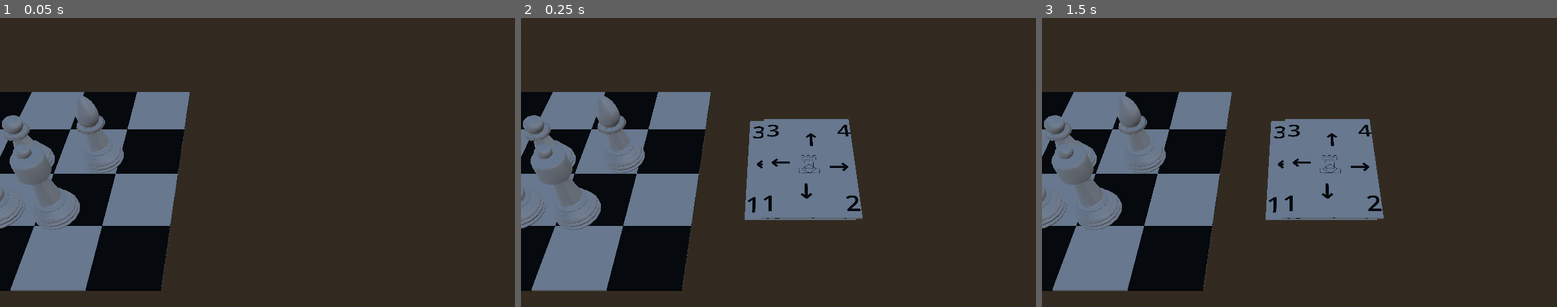
Above: before the commit, frames 1-3 (left to right).
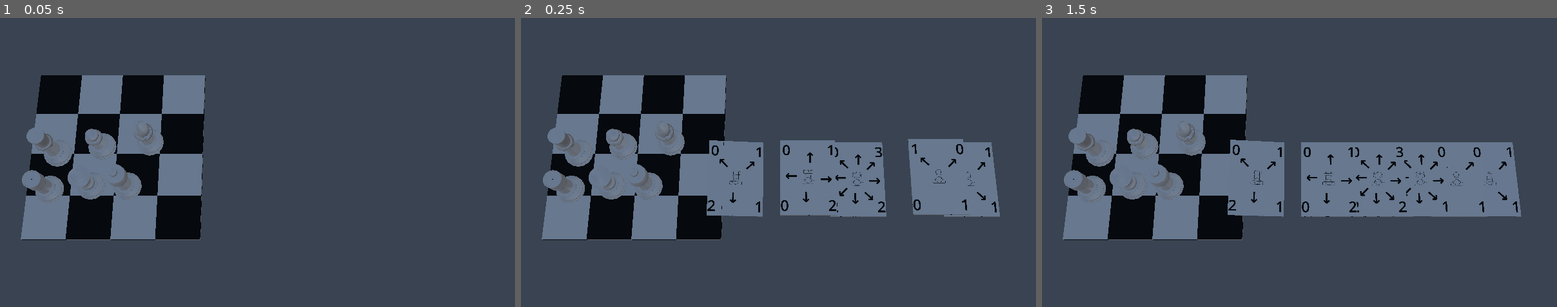
Above: after the commit, the same moments.

Repository: loteque/counsil
Game: Godot game, scene res://main.tscn
Same seed, same stepped clock (60 frames per second), same inputs: the game is played once before the commit and once after it.
Inputs:
- Up to frame 1 (0.05 s): no input
- Up to frame 2 (0.25 s): no input
- Up to frame 3 (1.5 s): tap Enter at 1.25 s

The runs differ from the first frame. In frame 1, 92% of the frame differs, in the area x 0-100%, y 0-100%; in frame 2, 88%; in frame 3, 88%.

Commit message:
Add card types

Diff:
--- a/project/Card.gd
+++ b/project/Card.gd
@@ -11,20 +11,15 @@
 	FORWARD_LEFT
 }
 
-@export var attack: int
-@export var defense: int
-@export var production: int
-@export var cost: int
-@export var icon: ImageTexture
-
-@export var allowed_movements: Array[Direction] = []
+@export var card_resource_src: Node
+@export var card_resource: CardResource
 
 @onready var attack_label: Label = $AttackLabel
 @onready var defense_label: Label = $DefenseLabel
 @onready var production_label: Label = $ProductionLabel
 @onready var cost_label: Label = $CostLabel
 
-@onready var Icon: Sprite2D = $Icon
+@onready var Icon: TextureRect = $Icon
 
 @onready var forward_arrow = $ForwardArrow
 @onready var forward_right_arrow = $ForwardRightArrow
@@ -36,16 +31,21 @@
 @onready var forward_left_arrow = $ForwardLeftArrow
 
 func _ready():
-	attack_label.text = str(attack)
-	defense_label.text = str(defense)
-	production_label.text = str(production)
-	cost_label.text = str(cost)
+	if card_resource_src and card_resource_src.card_resource:
+		card_resource = card_resource_src.card_resource
 
-	forward_arrow.visible = allowed_movements.count(Direction.FORWARD) > 0
-	forward_right_arrow.visible = allowed_movements.count(Direction.FORWARD_RIGHT) > 0
-	right_arrow.visible = allowed_movements.count(Direction.RIGHT) > 0
-	back_right_arrow.visible = allowed_movements.count(Direction.BACK_RIGHT) > 0
-	back_arrow.visible = allowed_movements.count(Direction.BACK) > 0
-	back_left_arrow.visible = allowed_movements.count(Direction.BACK_LEFT) > 0
-	left_arrow.visible = allowed_movements.count(Direction.LEFT) > 0
-	forward_left_arrow.visible = allowed_movements.count(Direction.FORWARD_LEFT) > 0
+	attack_label.text = str(card_resource.attack)
+	defense_label.text = str(card_resource.defense)
+	production_label.text = str(card_resource.production)
+	cost_label.text = str(card_resource.cost)
+
+	forward_arrow.visible = card_resource.allowed_movements.count(Direction.FORWARD) > 0
+	forward_right_arrow.visible = card_resource.allowed_movements.count(Direction.FORWARD_RIGHT) > 0
+	right_arrow.visible = card_resource.allowed_movements.count(Direction.RIGHT) > 0
+	back_right_arrow.visible = card_resource.allowed_movements.count(Direction.BACK_RIGHT) > 0
+	back_arrow.visible = card_resource.allowed_movements.count(Direction.BACK) > 0
+	back_left_arrow.visible = card_resource.allowed_movements.count(Direction.BACK_LEFT) > 0
+	left_arrow.visible = card_resource.allowed_movements.count(Direction.LEFT) > 0
+	forward_left_arrow.visible = card_resource.allowed_movements.count(Direction.FORWARD_LEFT) > 0
+
+	Icon.texture = ImageTexture.create_from_image(card_resource.icon_img)
--- a/project/Card.tscn
+++ b/project/Card.tscn
@@ -1,7 +1,6 @@
-[gd_scene load_steps=5 format=3 uid="uid://dap42e4wllqk"]
+[gd_scene load_steps=4 format=3 uid="uid://dap42e4wllqk"]
 
 [ext_resource type="Script" path="res://Card.gd" id="1_yemsk"]
-[ext_resource type="Texture2D" uid="uid://bc6lkloryb08n" path="res://icon-defender.tres" id="2_wk8jb"]
 [ext_resource type="Texture2D" uid="uid://ddup3eava85tq" path="res://assets/icon-defender.png" id="3_4im5s"]
 [ext_resource type="LabelSettings" uid="uid://b0lmsgyl0jl48" path="res://assets/card_prod_label_settings.tres" id="4_ya82j"]
 
@@ -10,12 +9,6 @@
 layout_mode = 3
 anchors_preset = 0
 script = ExtResource("1_yemsk")
-attack = 1
-defense = 2
-production = 3
-cost = 4
-icon = ExtResource("2_wk8jb")
-allowed_movements = Array[int]([0, 2, 4, 6])
 
 [node name="ColorRect" type="ColorRect" parent="."]
 layout_mode = 1
@@ -25,7 +18,7 @@
 grow_horizontal = 2
 grow_vertical = 2
 
-[node name="Icon-defender" type="TextureRect" parent="."]
+[node name="Icon" type="TextureRect" parent="."]
 layout_mode = 1
 anchors_preset = 8
 anchor_left = 0.5
@@ -67,6 +60,7 @@
 label_settings = ExtResource("4_ya82j")
 
 [node name="ProductionLabel" type="Label" parent="."]
+layout_mode = 0
 offset_right = 142.0
 offset_bottom = 339.0
 text = "0"
--- /dev/null
+++ b/project/Card3D.gd
@@ -0,0 +1,3 @@
+extends RigidBody3D
+
+@export var card_resource: CardResource
--- /dev/null
+++ b/project/Card3D.tscn
@@ -0,0 +1,36 @@
+[gd_scene load_steps=7 format=3 uid="uid://cbrlc4bwucvr5"]
+
+[ext_resource type="Script" path="res://Card3D.gd" id="1_0xqnu"]
+[ext_resource type="Shader" path="res://car_viewport_shader.gdshader" id="1_cnmc6"]
+[ext_resource type="PackedScene" uid="uid://dap42e4wllqk" path="res://Card.tscn" id="2_o74id"]
+
+[sub_resource type="BoxShape3D" id="BoxShape3D_jtoyj"]
+size = Vector3(0.889, 0.01, 0.638)
+
+[sub_resource type="ViewportTexture" id="ViewportTexture_v0mtq"]
+viewport_path = NodePath("SubViewport")
+
+[sub_resource type="ShaderMaterial" id="ShaderMaterial_374wu"]
+resource_local_to_scene = true
+render_priority = 0
+shader = ExtResource("1_cnmc6")
+shader_parameter/viewport_texture = SubResource("ViewportTexture_v0mtq")
+
+[node name="Card3D" type="RigidBody3D"]
+script = ExtResource("1_0xqnu")
+
+[node name="CollisionShape" type="CollisionShape3D" parent="."]
+transform = Transform3D(-2.18557e-08, 0, -0.5, 0, 0.5, 0, 0.5, 0, -2.18557e-08, 0.874092, 0, -0.0985925)
+shape = SubResource("BoxShape3D_jtoyj")
+
+[node name="Box" type="CSGBox3D" parent="."]
+transform = Transform3D(-2.18557e-08, 0, -0.5, 0, 0.5, 0, 0.5, 0, -2.18557e-08, 0.874092, 0, -0.0985925)
+size = Vector3(0.889, 0.01, 0.638)
+material = SubResource("ShaderMaterial_374wu")
+
+[node name="SubViewport" type="SubViewport" parent="."]
+disable_3d = true
+size = Vector2i(635, 889)
+
+[node name="Card" parent="SubViewport" node_paths=PackedStringArray("card_resource_src") instance=ExtResource("2_o74id")]
+card_resource_src = NodePath("../..")
--- /dev/null
+++ b/project/CardOptions.tscn
@@ -0,0 +1,59 @@
+[gd_scene load_steps=8 format=3 uid="uid://bg4cour2j03yl"]
+
+[ext_resource type="PackedScene" uid="uid://dap42e4wllqk" path="res://Card.tscn" id="1_0ys7k"]
+[ext_resource type="Resource" uid="uid://b0c7dr7bavuhr" path="res://card_resources/defender-card.tres" id="2_30s13"]
+[ext_resource type="Resource" uid="uid://7jx8vg2mt0mm" path="res://card_resources/attacker-card.tres" id="3_ea5qg"]
+[ext_resource type="Resource" uid="uid://cy56hgyjayhku" path="res://card_resources/heavy-attacker-card.tres" id="4_5rchy"]
+[ext_resource type="Resource" uid="uid://be6h4mdbpytud" path="res://card_resources/heavy-producer-card.tres" id="5_eqen8"]
+[ext_resource type="Resource" uid="uid://csyk75hiy8jm3" path="res://card_resources/producer-card.tres" id="6_6vojq"]
+[ext_resource type="Resource" uid="uid://c7mbrsex3jx66" path="res://card_resources/scout-card.tres" id="7_n6lj1"]
+
+[node name="CardOptions" type="Control"]
+layout_mode = 3
+anchors_preset = 8
+anchor_left = 0.5
+anchor_top = 0.5
+anchor_right = 0.5
+anchor_bottom = 0.5
+grow_horizontal = 2
+grow_vertical = 2
+scale = Vector2(0.35, 0.35)
+
+[node name="HFlowContainer" type="HFlowContainer" parent="."]
+layout_mode = 1
+anchors_preset = 8
+anchor_left = 0.5
+anchor_top = 0.5
+anchor_right = 0.5
+anchor_bottom = 0.5
+offset_left = -1000.0
+offset_top = -891.0
+offset_right = 1000.0
+offset_bottom = 891.0
+grow_horizontal = 2
+grow_vertical = 2
+metadata/_edit_use_anchors_ = true
+
+[node name="Card" parent="HFlowContainer" instance=ExtResource("1_0ys7k")]
+layout_mode = 2
+card_resource = ExtResource("2_30s13")
+
+[node name="Card2" parent="HFlowContainer" instance=ExtResource("1_0ys7k")]
+layout_mode = 2
+card_resource = ExtResource("3_ea5qg")
+
+[node name="Card3" parent="HFlowContainer" instance=ExtResource("1_0ys7k")]
+layout_mode = 2
+card_resource = ExtResource("4_5rchy")
+
+[node name="Card4" parent="HFlowContainer" instance=ExtResource("1_0ys7k")]
+layout_mode = 2
+card_resource = ExtResource("5_eqen8")
+
+[node name="Card5" parent="HFlowContainer" instance=ExtResource("1_0ys7k")]
+layout_mode = 2
+card_resource = ExtResource("6_6vojq")
+
+[node name="Card6" parent="HFlowContainer" instance=ExtResource("1_0ys7k")]
+layout_mode = 2
+card_resource = ExtResource("7_n6lj1")
--- a/project/CardResource.gd
+++ b/project/CardResource.gd
@@ -1,6 +1,6 @@
 extends Resource
 
-class_name card_resource
+class_name CardResource
 
 enum Direction {
 	FORWARD,
@@ -17,5 +17,7 @@
 @export var defense: int
 @export var production: int
 @export var cost: int
-@export var icon: ImageTexture
+@export var icon_img: Image
+@export var icon2: ImageTexture
+@export var icon3: Texture2D
 @export var allowed_movements: Array[Direction]
--- a/project/assets/card_resources/defender-card.tres
+++ b/project/assets/card_resources/defender-card.tres
@@ -1,7 +1,7 @@
-[gd_resource type="Resource" script_class="card_resource" load_steps=3 format=3 uid="uid://b0c7dr7bavuhr"]
+[gd_resource type="Resource" script_class="CardResource" load_steps=3 format=3 uid="uid://b0c7dr7bavuhr"]
 
 [ext_resource type="Script" path="res://CardResource.gd" id="1_34uq8"]
-[ext_resource type="Texture2D" uid="uid://bc6lkloryb08n" path="res://icon-defender.tres" id="1_fw13k"]
+[ext_resource type="Image" uid="uid://bjkaha57ut07a" path="res://assets/icons/icon-defender.png" id="1_k5ogq"]
 
 [resource]
 script = ExtResource("1_34uq8")
@@ -9,5 +9,5 @@
 defense = 2
 production = 0
 cost = 1
-icon = ExtResource("1_fw13k")
-allowed_movements = Array[int]([0, 2, 4, 0])
+icon_img = ExtResource("1_k5ogq")
+allowed_movements = Array[int]([0, 2, 4, 6])
--- /dev/null
+++ b/project/assets/icons/new_compressed_texture_2d.tres
@@ -0,0 +1,3 @@
+[gd_resource type="CompressedTexture2D" format=3 uid="uid://db5iykf4h1kgc"]
+
+[resource]
--- /dev/null
+++ b/project/assets/icons/new_portable_compressed_texture_2d.tres
@@ -0,0 +1,3 @@
+[gd_resource type="PortableCompressedTexture2D" format=3 uid="uid://4tqbu1fn653f"]
+
+[resource]
--- /dev/null
+++ b/project/assets/icons/second-icon-attacker.tres
@@ -0,0 +1,3 @@
+[gd_resource type="ImageTexture" format=3 uid="uid://c7luxin0ftjqc"]
+
+[resource]
--- /dev/null
+++ b/project/card_resources/attacker-card.tres
@@ -0,0 +1,15 @@
+[gd_resource type="Resource" script_class="CardResource" load_steps=4 format=3 uid="uid://7jx8vg2mt0mm"]
+
+[ext_resource type="Texture2D" uid="uid://c7luxin0ftjqc" path="res://assets/icons/second-icon-attacker.tres" id="1_cco2a"]
+[ext_resource type="Image" uid="uid://dbltxix08764s" path="res://assets/icons/icon-attacker.png" id="1_dw3xq"]
+[ext_resource type="Script" path="res://CardResource.gd" id="2_4fl4g"]
+
+[resource]
+script = ExtResource("2_4fl4g")
+attack = 2
+defense = 1
+production = 0
+cost = 1
+icon_img = ExtResource("1_dw3xq")
+icon2 = ExtResource("1_cco2a")
+allowed_movements = Array[int]([1, 4, 7])
--- /dev/null
+++ b/project/card_resources/heavy-attacker-card.tres
@@ -0,0 +1,13 @@
+[gd_resource type="Resource" script_class="CardResource" load_steps=3 format=3 uid="uid://cy56hgyjayhku"]
+
+[ext_resource type="Image" uid="uid://clkosxrru42fp" path="res://assets/icons/icon-heavy-attacker.png" id="1_7vpvv"]
+[ext_resource type="Script" path="res://CardResource.gd" id="1_rm7mr"]
+
+[resource]
+script = ExtResource("1_rm7mr")
+attack = 2
+defense = 2
+production = 0
+cost = 3
+icon_img = ExtResource("1_7vpvv")
+allowed_movements = Array[int]([0, 1, 2, 3, 4, 5, 6, 7])
--- /dev/null
+++ b/project/card_resources/heavy-producer-card.tres
@@ -0,0 +1,13 @@
+[gd_resource type="Resource" script_class="CardResource" load_steps=3 format=3 uid="uid://be6h4mdbpytud"]
+
+[ext_resource type="Script" path="res://CardResource.gd" id="1_tfxvv"]
+[ext_resource type="Image" uid="uid://ci7evweaa62dr" path="res://assets/icons/icon-heavy-producer.png" id="1_yj1ci"]
+
+[resource]
+script = ExtResource("1_tfxvv")
+attack = 0
+defense = 1
+production = 2
+cost = 0
+icon_img = ExtResource("1_yj1ci")
+allowed_movements = Array[int]([0, 1, 2, 3, 4, 5, 6, 7])
--- /dev/null
+++ b/project/card_resources/producer-card.tres
@@ -0,0 +1,13 @@
+[gd_resource type="Resource" script_class="CardResource" load_steps=3 format=3 uid="uid://csyk75hiy8jm3"]
+
+[ext_resource type="Script" path="res://CardResource.gd" id="1_hygyq"]
+[ext_resource type="Image" uid="uid://wlpy05e35b8u" path="res://assets/icons/icon-producer.png" id="1_vctjr"]
+
+[resource]
+script = ExtResource("1_hygyq")
+attack = 0
+defense = 1
+production = 1
+cost = 0
+icon_img = ExtResource("1_vctjr")
+allowed_movements = Array[int]([1, 7])
--- /dev/null
+++ b/project/card_resources/scout-card.tres
@@ -0,0 +1,13 @@
+[gd_resource type="Resource" script_class="CardResource" load_steps=3 format=3 uid="uid://c7mbrsex3jx66"]
+
+[ext_resource type="Script" path="res://CardResource.gd" id="1_cat3s"]
+[ext_resource type="Image" uid="uid://b6yg1cno8o4hf" path="res://assets/icons/icon-scout.png" id="1_ywxse"]
+
+[resource]
+script = ExtResource("1_cat3s")
+attack = 1
+defense = 1
+production = 0
+cost = 1
+icon_img = ExtResource("1_ywxse")
+allowed_movements = Array[int]([1, 3, 5, 7])
--- a/project/main.tscn
+++ b/project/main.tscn
@@ -8,8 +8,14 @@
 [ext_resource type="PackedScene" uid="uid://cdci0q4u6g0i6" path="res://assets/models/HeavyProducer.gltf" id="5_sogpp"]
 [ext_resource type="PackedScene" uid="uid://c2gb2bl2oeb1j" path="res://assets/models/Producer.gltf" id="6_8g66e"]
 [ext_resource type="PackedScene" uid="uid://dyxq0dblrnssd" path="res://assets/models/Scout.gltf" id="7_mqe24"]
-[ext_resource type="Shader" path="res://car_viewport_shader.gdshader" id="8_5ex70"]
-[ext_resource type="PackedScene" uid="uid://dap42e4wllqk" path="res://Card.tscn" id="9_qaqp5"]
+[ext_resource type="Resource" uid="uid://cy56hgyjayhku" path="res://card_resources/heavy-attacker-card.tres" id="11_0iagm"]
+[ext_resource type="Resource" uid="uid://csyk75hiy8jm3" path="res://card_resources/producer-card.tres" id="11_h1yms"]
+[ext_resource type="Resource" uid="uid://7jx8vg2mt0mm" path="res://card_resources/attacker-card.tres" id="11_ikoie"]
+[ext_resource type="PackedScene" uid="uid://cbrlc4bwucvr5" path="res://Card3D.tscn" id="11_kd6a4"]
+[ext_resource type="Resource" uid="uid://b0c7dr7bavuhr" path="res://card_resources/defender-card.tres" id="12_7b45b"]
+[ext_resource type="Shape3D" uid="uid://fbywdbhakeax" path="res://table_shape_mesh.tres" id="12_fvkjg"]
+[ext_resource type="Resource" uid="uid://be6h4mdbpytud" path="res://card_resources/heavy-producer-card.tres" id="13_rlq0j"]
+[ext_resource type="Resource" uid="uid://c7mbrsex3jx66" path="res://card_resources/scout-card.tres" id="14_faepf"]
 
 [sub_resource type="ProceduralSkyMaterial" id="ProceduralSkyMaterial_y1nxx"]
 
@@ -21,21 +27,12 @@
 sky = SubResource("Sky_0npf1")
 ambient_light_color = Color(1, 1, 1, 1)
 
+[sub_resource type="BoxShape3D" id="BoxShape3D_8dfit"]
+size = Vector3(1, 0.05, 1)
+
 [sub_resource type="ShaderMaterial" id="ShaderMaterial_6xabx"]
 render_priority = 0
 shader = ExtResource("2_81bao")
-
-[sub_resource type="BoxShape3D" id="BoxShape3D_8dfit"]
-size = Vector3(1, 0.01, 1)
-
-[sub_resource type="ViewportTexture" id="ViewportTexture_v0mtq"]
-viewport_path = NodePath("SubViewport")
-
-[sub_resource type="ShaderMaterial" id="ShaderMaterial_ltp37"]
-resource_local_to_scene = true
-render_priority = 0
-shader = ExtResource("8_5ex70")
-shader_parameter/viewport_texture = SubResource("ViewportTexture_v0mtq")
 
 [node name="Main" type="Node3D"]
 
@@ -43,67 +40,79 @@
 environment = SubResource("Environment_7thxu")
 
 [node name="GameBoardStaticBody" type="StaticBody3D" parent="."]
-transform = Transform3D(1, 0, 0, 0, 1, 0, 0, 0, 1, 0, -0.221048, -0.241687)
-
-[node name="CSGBox3D5" type="CSGBox3D" parent="GameBoardStaticBody"]
-size = Vector3(1, 0.01, 1)
-material = SubResource("ShaderMaterial_6xabx")
+transform = Transform3D(1, 0, 0, 0, 1, 0, 0, 0, 1, 0, -0.226525, -0.241687)
 
 [node name="CollisionShape3D" type="CollisionShape3D" parent="GameBoardStaticBody"]
 shape = SubResource("BoxShape3D_8dfit")
 
+[node name="CSGBox3D5" type="CSGBox3D" parent="GameBoardStaticBody"]
+size = Vector3(1, 0.04, 1)
+material = SubResource("ShaderMaterial_6xabx")
+
 [node name="GameBoard" parent="." instance=ExtResource("1_3qvop")]
 visible = false
 
-[node name="Camera3D" type="Camera3D" parent="."]
-transform = Transform3D(1, 0, 0, 0, 0.652363, 0.757907, 0, -0.757907, 0.652363, 0.821703, 1.21655, 0.932221)
+[node name="GameCamera" type="Camera3D" parent="."]
+transform = Transform3D(1, 0, 0, 0, 0.269895, 0.96289, 0, -0.96289, 0.269895, 0.821703, 2.6715, 0.618274)
 current = true
-fov = 35.0
+fov = 31.4539
 
 [node name="Defender" parent="." instance=ExtResource("2_ik543")]
-transform = Transform3D(1, 0, 0, 0, 1, 0, 0, 0, 1, -0.366461, 0, 0.780437)
+transform = Transform3D(1, 0, 0, 0, 1, 0, 0, 0, 1, -0.366461, -0.0148084, 0.780437)
 
 [node name="HeavyAttacker" parent="." instance=ExtResource("4_40ppt")]
-transform = Transform3D(1, 0, 0, 0, 1, 0, 0, 0, 1, 0.0779428, 0, 0.495999)
+transform = Transform3D(1, 0, 0, 0, 1, 0, 0, 0, 1, 0.0779428, -0.0148084, 0.495999)
 
 [node name="HeavyProducer" parent="." instance=ExtResource("5_sogpp")]
-transform = Transform3D(1, 0, 0, 0, 1, 0, 0, 0, 1, -0.340114, 0, 0.162971)
+transform = Transform3D(1, 0, 0, 0, 1, 0, 0, 0, 1, -0.340114, -0.0148084, 0.162971)
 
 [node name="Producer" parent="." instance=ExtResource("6_8g66e")]
-transform = Transform3D(1, 0, 0, 0, 1, 0, 0, 0, 1, -0.0850282, 0, -0.283428)
+transform = Transform3D(1, 0, 0, 0, 1, 0, 0, 0, 1, -0.0850282, -0.0148084, -0.283428)
 
 [node name="Scout" parent="." instance=ExtResource("7_mqe24")]
-transform = Transform3D(1, 0, 0, 0, 1, 0, 0, 0, 1, 0.191314, 0, -0.177143)
+transform = Transform3D(1, 0, 0, 0, 1, 0, 0, 0, 1, 0.191314, -0.0148084, -0.177143)
 
 [node name="Attacker2" parent="." instance=ExtResource("3_iu7bn")]
-transform = Transform3D(1, 0, 0, 0, 1, 0, 0, 0, 1, -0.13065, 0, 0.213324)
-
-[node name="CSGBox3D" type="CSGBox3D" parent="."]
-transform = Transform3D(-2.18557e-08, 0, -0.5, 0, 0.5, 0, 0.5, 0, -2.18557e-08, 0.874092, 0, -0.0985925)
-size = Vector3(0.889, 0.01, 0.638)
-material = SubResource("ShaderMaterial_ltp37")
-
-[node name="CSGBox3D2" type="CSGBox3D" parent="."]
-transform = Transform3D(-2.18557e-08, 0, -0.5, 0, 0.5, 0, 0.5, 0, -2.18557e-08, 0.907313, 0, -0.0985925)
-size = Vector3(0.889, 0.01, 0.638)
-material = SubResource("ShaderMaterial_ltp37")
-
-[node name="CSGBox3D3" type="CSGBox3D" parent="."]
-transform = Transform3D(-2.18557e-08, 0, -0.5, 0, 0.5, 0, 0.5, 0, -2.18557e-08, 0.874092, 0, -0.0985925)
-size = Vector3(0.889, 0.01, 0.638)
-material = SubResource("ShaderMaterial_ltp37")
-
-[node name="CSGBox3D4" type="CSGBox3D" parent="."]
-transform = Transform3D(-2.18557e-08, 0, -0.5, 0, 0.5, 0, 0.5, 0, -2.18557e-08, 0.926443, 0.00898498, -0.0985925)
-size = Vector3(0.889, 0.01, 0.638)
-material = SubResource("ShaderMaterial_ltp37")
-
-[node name="SubViewport" type="SubViewport" parent="."]
-disable_3d = true
-size = Vector2i(635, 889)
-
-[node name="Card" parent="SubViewport" instance=ExtResource("9_qaqp5")]
+transform = Transform3D(1, 0, 0, 0, 1, 0, 0, 0, 1, -0.13065, -0.0148084, 0.213324)
 
 [node name="StaticBodyPiece" type="StaticBody3D" parent="."]
 
 [node name="CollisionShape3D" type="CollisionShape3D" parent="StaticBodyPiece"]
+
+[node name="Table" type="StaticBody3D" parent="."]
+transform = Transform3D(1, 0, 0, 0, 1, 0, 0, 0, 1, 0.00950623, -0.481525, -0.261926)
+
+[node name="TableCollision" type="CollisionShape3D" parent="Table"]
+shape = ExtResource("12_fvkjg")
+
+[node name="TableMesh" type="CSGBox3D" parent="Table"]
+size = Vector3(5, 0.48, 2)
+
+[node name="FarCamera" type="Camera3D" parent="."]
+transform = Transform3D(1, 0, 0, 0, 1, 0, 0, 0, 1, 0.620043, -0.230115, 0.585004)
+
+[node name="CardDeck" type="Node3D" parent="."]
+
+[node name="AttackerCard" parent="CardDeck" instance=ExtResource("11_kd6a4")]
+transform = Transform3D(1, 0, 0, 0, 1, 0, 0, 0, 1, -0.3, 0, 0)
+card_resource = ExtResource("11_ikoie")
+
+[node name="DefCard" parent="CardDeck" instance=ExtResource("11_kd6a4")]
+transform = Transform3D(1, 0, 0, 0, 1, 0, 0, 0, 1, 0.117505, 0.0861816, 0)
+card_resource = ExtResource("12_7b45b")
+
+[node name="HAttackCard" parent="CardDeck" instance=ExtResource("11_kd6a4")]
+transform = Transform3D(1, 0, 0, 0, 1, 0, 0, 0, 1, 0.404126, 0.0043335, 0)
+card_resource = ExtResource("11_0iagm")
+
+[node name="HProdCard" parent="CardDeck" instance=ExtResource("11_kd6a4")]
+transform = Transform3D(1, 0, 0, 0, 1, 0, 0, 0, 1, 0.650952, 0.0387573, 0)
+card_resource = ExtResource("13_rlq0j")
+
+[node name="ProdCard" parent="CardDeck" instance=ExtResource("11_kd6a4")]
+transform = Transform3D(1, 0, 0, 0, 1, 0, 0, 0, 1, 0.862011, 0.107666, 0)
+card_resource = ExtResource("11_h1yms")
+
+[node name="ScoutCard" parent="CardDeck" instance=ExtResource("11_kd6a4")]
+transform = Transform3D(1, 0, 0, 0, 1, 0, 0, 0, 1, 1.05378, 0, 0)
+card_resource = ExtResource("14_faepf")
--- /dev/null
+++ b/project/new_box_mesh.tres
@@ -0,0 +1,3 @@
+[gd_resource type="BoxMesh" format=3 uid="uid://cg5ggcpyob7bf"]
+
+[resource]
--- /dev/null
+++ b/project/table_shape_mesh.tres
@@ -0,0 +1,4 @@
+[gd_resource type="BoxShape3D" format=3 uid="uid://fbywdbhakeax"]
+
+[resource]
+size = Vector3(5, 0.5, 2)
Binary file added: project/assets/icons/icon-attacker-compress.png
Not shown, added: project/assets/icons/icon-attacker-compress.png.import
Not shown, changed: project/assets/icons/icon-attacker.png.import
Not shown, changed: project/assets/icons/icon-defender.png.import
Not shown, changed: project/assets/icons/icon-heavy-attacker.png.import
Not shown, changed: project/assets/icons/icon-heavy-producer.png.import
Not shown, changed: project/assets/icons/icon-producer.png.import
Not shown, changed: project/assets/icons/icon-scout.png.import
Not shown: 1 places in project/main.tscn that only renumber resources
